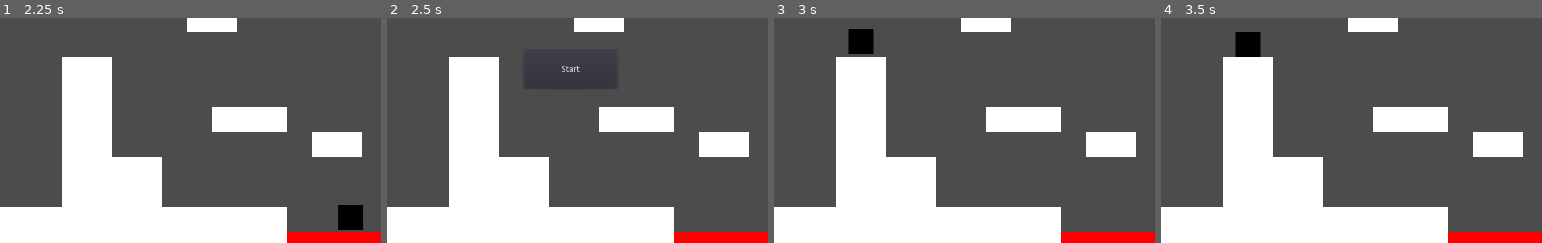
Above: before the commit, frames 1-4 (left to right).
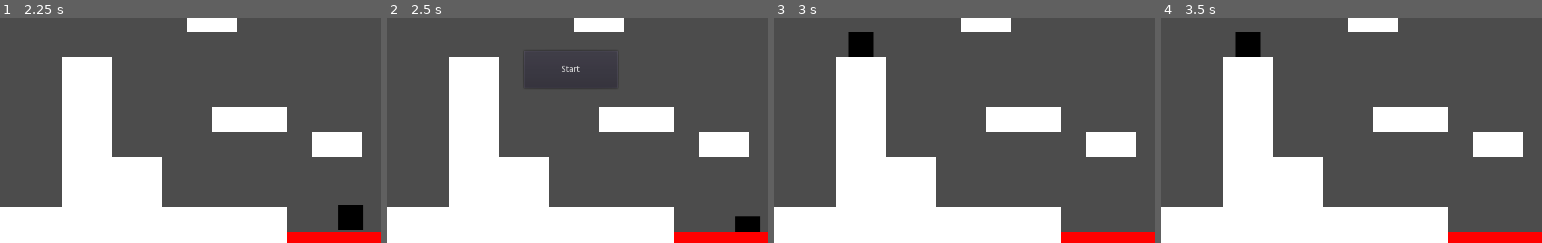
Above: after the commit, the same moments.

Repository: stanmbrs/game-gihnw
Game: Godot game, scene res://Scenes/Main.tscn
Same seed, same stepped clock (60 frames per second), same inputs: the game is played once before the commit and once after it.
Inputs:
- Up to frame 1 (2.25 s): click "Start" at 0.5 s; hold Right (move_right) from 1.28 s (still down); tap Space (jump) at 1.52 s
- Up to frame 2 (2.5 s): keep holding Right (move_right); tap Space (jump) at 2.27 s
- Up to frame 3 (3 s): release Right (move_right) at 2.75 s; click "Start" at 2.75 s
- Up to frame 4 (3.5 s): no input
The pictures show only the part of the screen within x 25-75%, y 47-97%; the shares and areas given below are measured in that part.

Frame 1 is identical in both runs. In frame 2, 0.5% of the frame differs, in the area x 91-98%, y 88-96%; in frame 3, 0.2%; in frame 4, nothing differs.

Commit message:
Game over and first enemy
The game over system is improved : We can't move when the game isn't launched

Adding the first enemy, a turret

Diff:
--- /dev/null
+++ b/Scenes/Bullet.tscn
@@ -0,0 +1,56 @@
+[gd_scene load_steps=3 format=2]
+
+[ext_resource path="res://Scripts/Bullet.gd" type="Script" id=1]
+
+[sub_resource type="RectangleShape2D" id=1]
+
+custom_solver_bias = 0.0
+extents = Vector2( 3.99571, 2.00214 )
+
+[node name="Bullet" type="RigidBody2D" index="0"]
+
+input_pickable = false
+collision_layer = 1
+collision_mask = 1
+mode = 0
+mass = 1.0
+friction = 1.0
+bounce = 0.0
+gravity_scale = 1.0
+custom_integrator = false
+continuous_cd = 0
+contacts_reported = 0
+contact_monitor = false
+sleeping = false
+can_sleep = true
+linear_velocity = Vector2( 0, 0 )
+linear_damp = -1.0
+angular_velocity = 0.0
+angular_damp = -1.0
+script = ExtResource( 1 )
+
+[node name="CollisionShape2D" type="CollisionShape2D" parent="." index="0"]
+
+shape = SubResource( 1 )
+_sections_unfolded = [ "Transform", "Z Index" ]
+
+[node name="ColorRect" type="ColorRect" parent="." index="1"]
+
+anchor_left = 0.0
+anchor_top = 0.0
+anchor_right = 0.0
+anchor_bottom = 0.0
+margin_left = -4.0
+margin_top = -2.0
+margin_right = 4.0
+margin_bottom = 2.0
+rect_pivot_offset = Vector2( 0, 0 )
+rect_clip_content = false
+mouse_filter = 0
+mouse_default_cursor_shape = 0
+size_flags_horizontal = 1
+size_flags_vertical = 1
+color = Color( 1, 0, 0, 1 )
+_sections_unfolded = [ "Rect" ]
+
+[connection signal="body_entered" from="." to="." method="_on_Bullet_body_entered"]
--- a/Scenes/HUD.tscn
+++ b/Scenes/HUD.tscn
@@ -58,6 +58,7 @@
 
 [node name="StartButton" type="Button" parent="." index="2"]
 
+pause_mode = 2
 anchor_left = 0.5
 anchor_top = 0.5
 anchor_right = 0.5
@@ -80,7 +81,7 @@
 text = "Start"
 flat = false
 align = 1
-_sections_unfolded = [ "Margin", "Rect" ]
+_sections_unfolded = [ "Margin", "Pause", "Rect" ]
 
 [node name="MessageTimer" type="Timer" parent="." index="3"]
 
--- a/Scenes/Main.tscn
+++ b/Scenes/Main.tscn
@@ -54,9 +54,45 @@
 
 [node name="Spikes" type="Node" parent="." index="5"]
 
+editor/display_folded = true
+
 [node name="SpikesX5" parent="Spikes" index="0" instance=ExtResource( 5 )]
 
 position = Vector2( 900, 700 )
+
+[node name="Spawns" type="Node" parent="." index="6"]
+
+[node name="Spawn1" type="Position2D" parent="Spawns" index="0"]
+
+position = Vector2( 139.802, 420.54 )
+
+[node name="Spawn2" type="Position2D" parent="Spawns" index="1"]
+
+position = Vector2( 700.163, 300.855 )
+
+[node name="Spawn3" type="Position2D" parent="Spawns" index="2"]
+
+position = Vector2( 1130.3, 620.401 )
+
+[node name="Spawn4" type="Position2D" parent="Spawns" index="3"]
+
+position = Vector2( 1059.72, 179.886 )
+
+[node name="Spawn5" type="Position2D" parent="Spawns" index="4"]
+
+position = Vector2( 260.035, 500.551 )
+
+[node name="Spawn6" type="Position2D" parent="Spawns" index="5"]
+
+position = Vector2( 300.962, 260.658 )
+
+[node name="Spawn7" type="Position2D" parent="Spawns" index="6"]
+
+position = Vector2( 680.351, 619.891 )
+
+[node name="Spawn8" type="Position2D" parent="Spawns" index="7"]
+
+position = Vector2( 899.758, 500.558 )
 
 [connection signal="timeout" from="TimeScoreTimer" to="." method="_on_TimeScoreTimer_timeout"]
 
--- /dev/null
+++ b/Scenes/MobShooter.tscn
@@ -0,0 +1,36 @@
+[gd_scene load_steps=2 format=2]
+
+[sub_resource type="RectangleShape2D" id=1]
+
+custom_solver_bias = 0.0
+extents = Vector2( 20.0386, 20.0643 )
+
+[node name="MobShooter" type="KinematicBody2D" index="0"]
+
+input_pickable = false
+collision_layer = 1
+collision_mask = 1
+collision/safe_margin = 0.08
+
+[node name="CollisionShape2D" type="CollisionShape2D" parent="." index="0"]
+
+shape = SubResource( 1 )
+
+[node name="ColorRect" type="ColorRect" parent="." index="1"]
+
+anchor_left = 0.0
+anchor_top = 0.0
+anchor_right = 0.0
+anchor_bottom = 0.0
+margin_left = -20.0
+margin_top = -20.0
+margin_right = 20.0
+margin_bottom = 20.0
+rect_pivot_offset = Vector2( 0, 0 )
+rect_clip_content = false
+mouse_filter = 0
+mouse_default_cursor_shape = 0
+size_flags_horizontal = 1
+size_flags_vertical = 1
+color = Color( 1, 0.375, 0, 1 )
+_sections_unfolded = [ "Rect" ]
--- /dev/null
+++ b/Scenes/MobTurret.tscn
@@ -0,0 +1,61 @@
+[gd_scene load_steps=4 format=2]
+
+[ext_resource path="res://Scripts/MobTurret.gd" type="Script" id=1]
+
+[sub_resource type="RectangleShape2D" id=1]
+
+custom_solver_bias = 0.0
+extents = Vector2( 20.0386, 20.0643 )
+
+[sub_resource type="CircleShape2D" id=2]
+
+custom_solver_bias = 0.0
+radius = 274.283
+
+[node name="MobShooter" type="KinematicBody2D" index="0"]
+
+input_pickable = false
+collision_layer = 1
+collision_mask = 1
+collision/safe_margin = 0.08
+script = ExtResource( 1 )
+GRAVITY = null
+DETECT_RADIUS = null
+FIRE_RATE = null
+
+[node name="CollisionShape2D" type="CollisionShape2D" parent="." index="0"]
+
+shape = SubResource( 1 )
+
+[node name="ColorRect" type="ColorRect" parent="." index="1"]
+
+anchor_left = 0.0
+anchor_top = 0.0
+anchor_right = 0.0
+anchor_bottom = 0.0
+margin_left = -20.0
+margin_top = -20.0
+margin_right = 20.0
+margin_bottom = 20.0
+rect_pivot_offset = Vector2( 0, 0 )
+rect_clip_content = false
+mouse_filter = 0
+mouse_default_cursor_shape = 0
+size_flags_horizontal = 1
+size_flags_vertical = 1
+color = Color( 0.558594, 0.558594, 0.558594, 1 )
+_sections_unfolded = [ "Rect" ]
+
+[node name="Visibility" type="Area2D" parent="." index="2"]
+
+input_pickable = true
+gravity_vec = Vector2( 0, 1 )
+gravity = 98.0
+linear_damp = 0.1
+angular_damp = 1.0
+audio_bus_override = false
+audio_bus_name = "Master"
+
+[node name="CollisionShape2D" type="CollisionShape2D" parent="Visibility" index="0"]
+
+shape = SubResource( 2 )
--- /dev/null
+++ b/Scripts/Bullet.gd
@@ -0,0 +1,4 @@
+extends RigidBody2D
+
+func _on_Bullet_body_entered(body):
+	queue_free() # Destroy the bullet
--- a/Scripts/Main.gd
+++ b/Scripts/Main.gd
@@ -1,6 +1,9 @@
 extends Node
 
 var time_score
+
+func _ready():
+	get_tree().paused = true
 
 func start_spikes():
 	# Resume execution the next frame
@@ -9,10 +12,12 @@
 	$Spikes/SpikesX5.start()
 
 func game_over():
+	get_tree().paused = true
 	$HUD.show_game_over()
 	$TimeScoreTimer.stop()
 
 func new_game():
+	get_tree().paused = false
 	# Reset score
 	time_score = 0
 	$HUD.update_score(time_score)
--- /dev/null
+++ b/Scripts/MobTurret.gd
@@ -0,0 +1,9 @@
+extends KinematicBody2D
+
+export (float) var GRAVITY
+export (int) var DETECT_RADIUS  # size of the visibility circle
+export (float) var FIRE_RATE  # delay time (s) between bullets
+
+func _physics_process(delta):
+	velocity.y += GRAVITY
+	velocity = move_and_slide(velocity, Vector2(0, -1))
